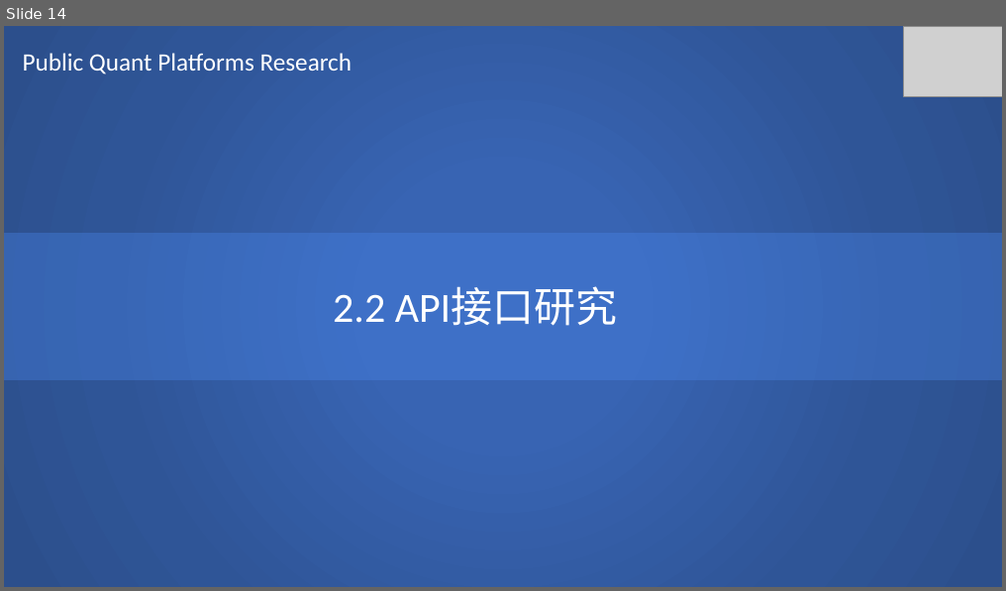
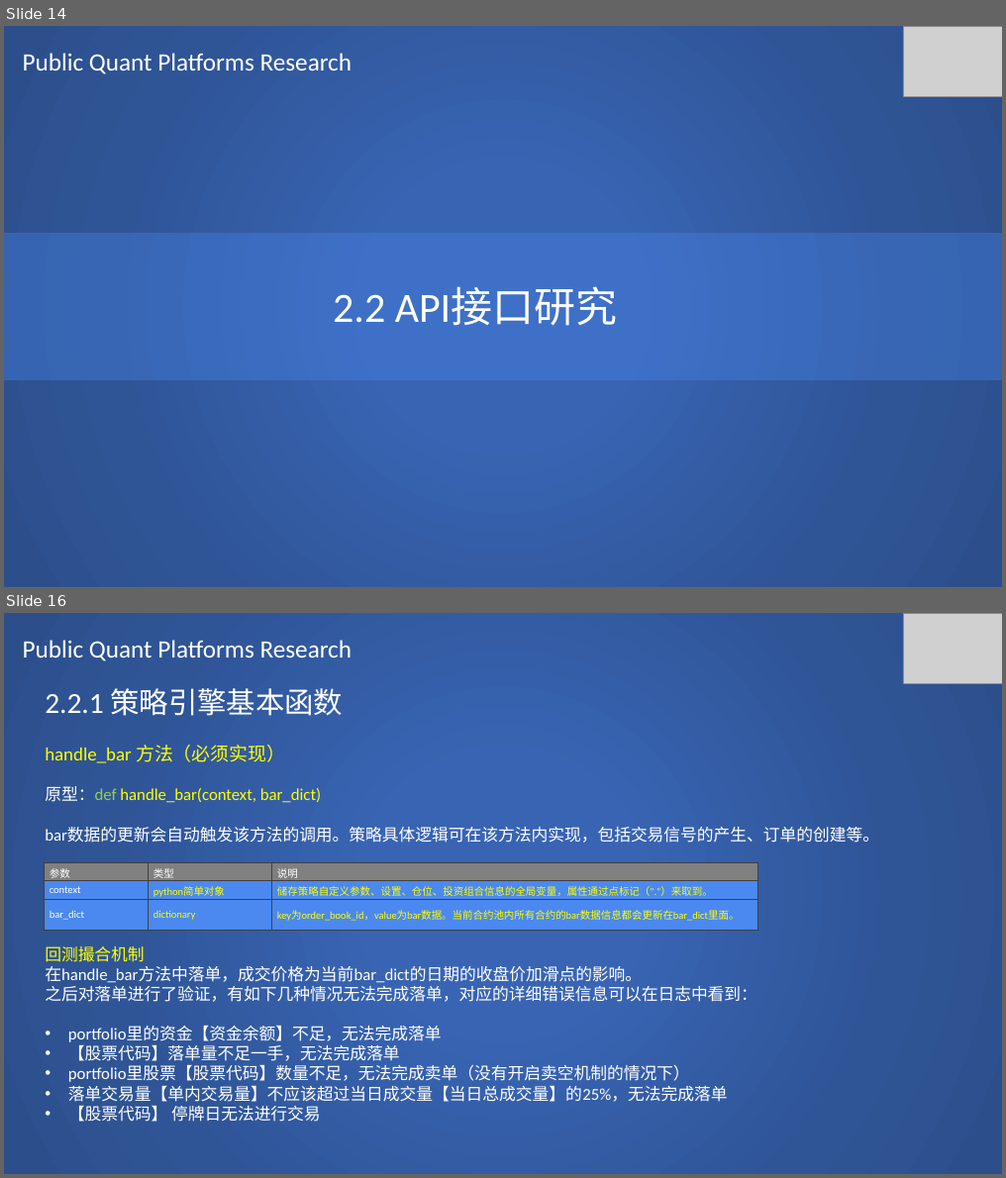
Before and after one commit to SCITLAS/Stellar, a slide deck: Stellar_0.1/documents/public_quant_platforms_research.pptx. Shown one above the other, each under a label of ours: slide 14 before the commit, slides 14 and 16 after it; the slides between them are not shown. The pictures are 1006x591 and 1006x1178 pixels, drawn with LibreOffice and Linux fonts; fonts in the diff are those of the drawing; grey boxes stand for pictures. Boxes give left, top, right and bottom in pixels: in the first picture for what was removed or moved away, otherwise in the second. Text is boxed around its words. In the diff, an @@ line names an element or a change of style, - is before the commit and + after.

Commit message:
RiceQuant research 10% done

```diff
--- a/Stellar_0.1/documents/public_quant_platforms_research.pptx
+++ b/Stellar_0.1/documents/public_quant_platforms_research.pptx
@@ slide 16 added at [4, 613, 1002, 1174], background #FFFFFF @@
@@ rectangle added at [4, 613, 1002, 1174], fill gradient #3864B3 to #2F5597 to #2C4F8C @@
@@ text added at [23, 640, 351, 662], 24 pt, text #FFFFFF @@
+Public Quant Platforms Research
@@ picture added at [903, 613, 1002, 683] @@
@@ text added at [45, 688, 879, 1122], 16 pt, text #FFFFFF @@
+2.2.1 策略引擎基本函数
+handle_bar 方法（必须实现）
+原型：def handle_bar(context, bar_dict)
+bar数据的更新会自动触发该方法的调用。策略具体逻辑可在该方法内实现，包括交易信号的产生、订单的创建等。
+回测撮合机制
+在handle_bar方法中落单，成交价格为当前bar_dict的日期的收盘价加滑点的影响。
+之后对落单进行了验证，有如下几种情况无法完成落单，对应的详细错误信息可以在日志中看到：
+• portfolio里的资金【资金余额】不足，无法完成落单
+• 【股票代码】落单量不足一手，无法完成落单
+• portfolio里股票【股票代码】数量不足，无法完成卖单（没有开启卖空机制的情况下）
+• 落单交易量【单内交易量】不应该超过当日成交量【当日总成交量】的25%，无法完成落单
+• 【股票代码】 停牌日无法进行交易
@@ table added at [44, 863, 758, 987], 3 rows, 3 columns @@
+参数 | 类型 | 说明
+context | python简单对象 | 储存策略自定义参数、设置、仓位、投资组合信息的全局变量，属性通过点标记（"."）来取到。
+bar_dict | dictionary | key为order_book_id，value为bar数据。当前合约池内所有合约的bar数据信息都会更新在bar_dict里面。
```
Also in this commit, not shown: 2 slides changed, 10 other slides added.
